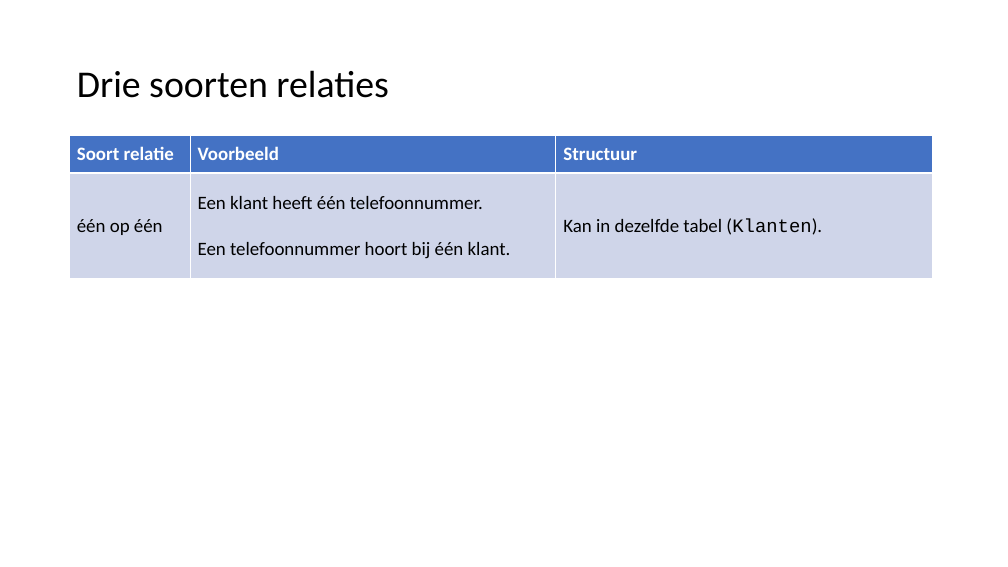
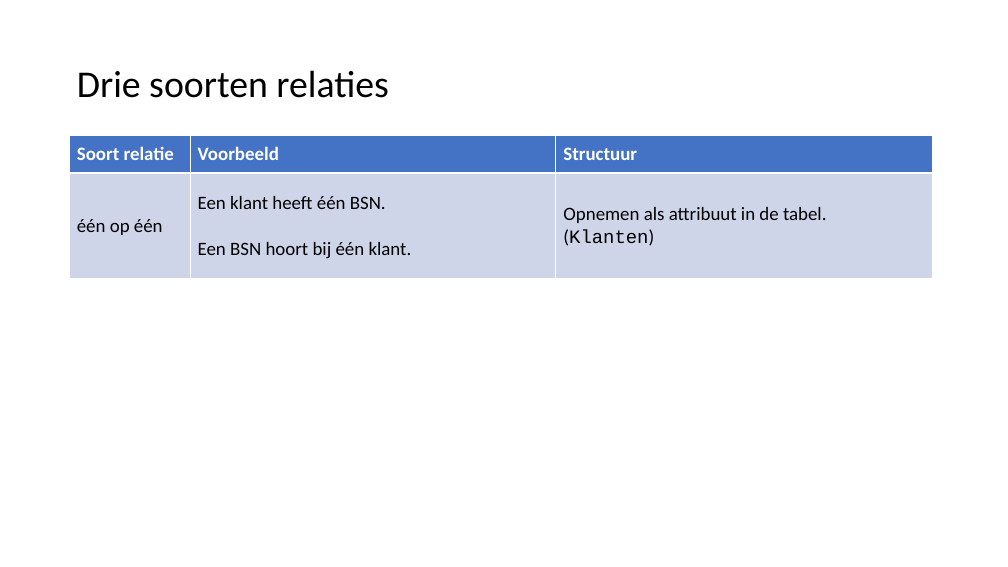
Before and after one commit to LFKoning/knowledge-sharing, a slide deck: slide 6 of sql_course_2p/2_database_design/2_database_design.pptx. Drawn at 1008x567 pixels with LibreOffice and Linux fonts; fonts in the diff are those of the drawing. Boxes give left, top, right and bottom in pixels: in the first picture for what was removed or moved away, otherwise in the second. Text is boxed around its words. In the diff, an @@ line names an element or a change of style, - is before the commit and + after.

```diff
--- a/sql_course_2p/2_database_design/2_database_design.pptx
+++ b/sql_course_2p/2_database_design/2_database_design.pptx
@@ table at (70,135,933,279) @@
-row 2, column 2: Een klant heeft één telefoonnummer. / Een telefoonnummer hoort bij één klant.
+row 2, column 2: Een klant heeft één BSN. / Een BSN hoort bij één klant.
-row 2, column 3: Kan in dezelfde tabel (Klanten).
+row 2, column 3: Opnemen als attribuut in de tabel. / (Klanten)
```
Also in this commit, not shown: 17 other slides changed, 5 other files.
